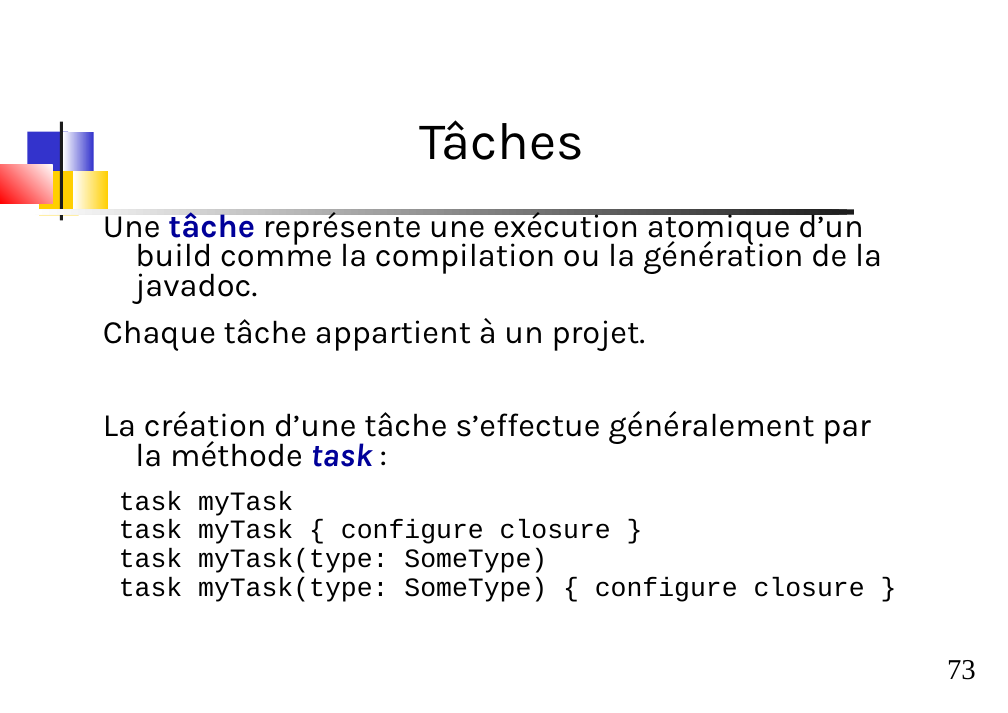
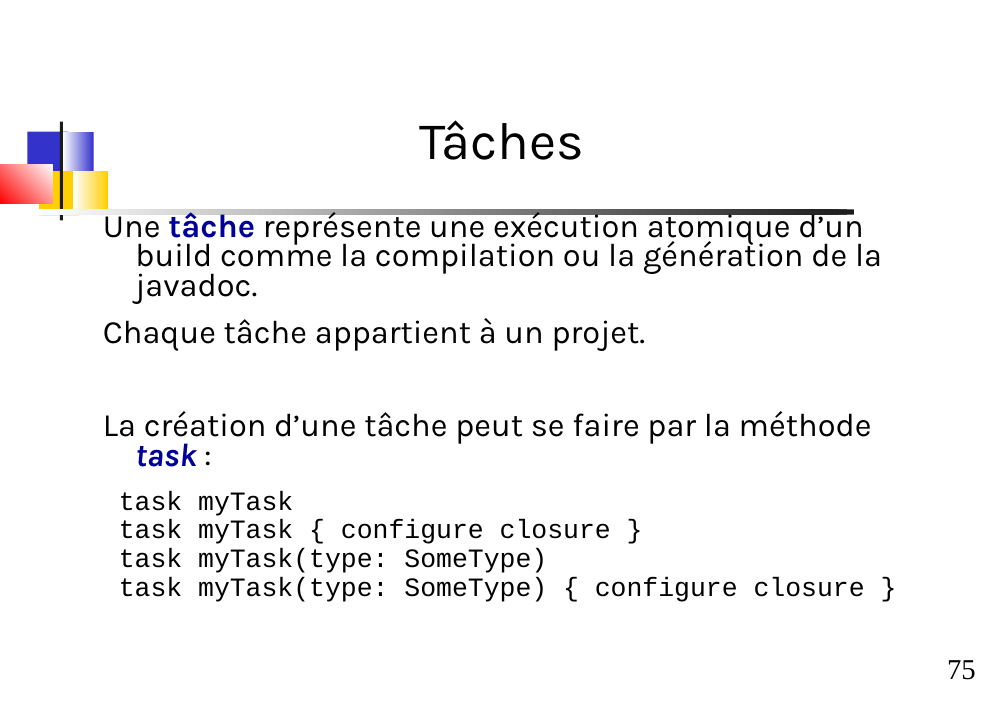
Before and after one commit to dthibau/gradle, a slide deck: slide 75 of Gradle.odp (slide 73 before the commit). Drawn at 1008x713 pixels with LibreOffice and Linux fonts; fonts in the diff are those of the drawing. Boxes give left, top, right and bottom in pixels: in the first picture for what was removed or moved away, otherwise in the second. Text is boxed around its words. In the diff, an @@ line names an element or a change of style, - is before the commit and + after.

```diff
--- a/Gradle.odp
+++ b/Gradle.odp
@@ text at (103,411,872,467): text changed @@
-La création d’une tâche s’effectue généralement par la méthode task :
+La création d’une tâche peut se faire par la méthode task :
@@ page number at (947,660,976,680): text changed @@
-73
+75
```
Also in this commit, not shown: 6 other slides changed, 4 slides added, 1 slide removed, 1 other file.
